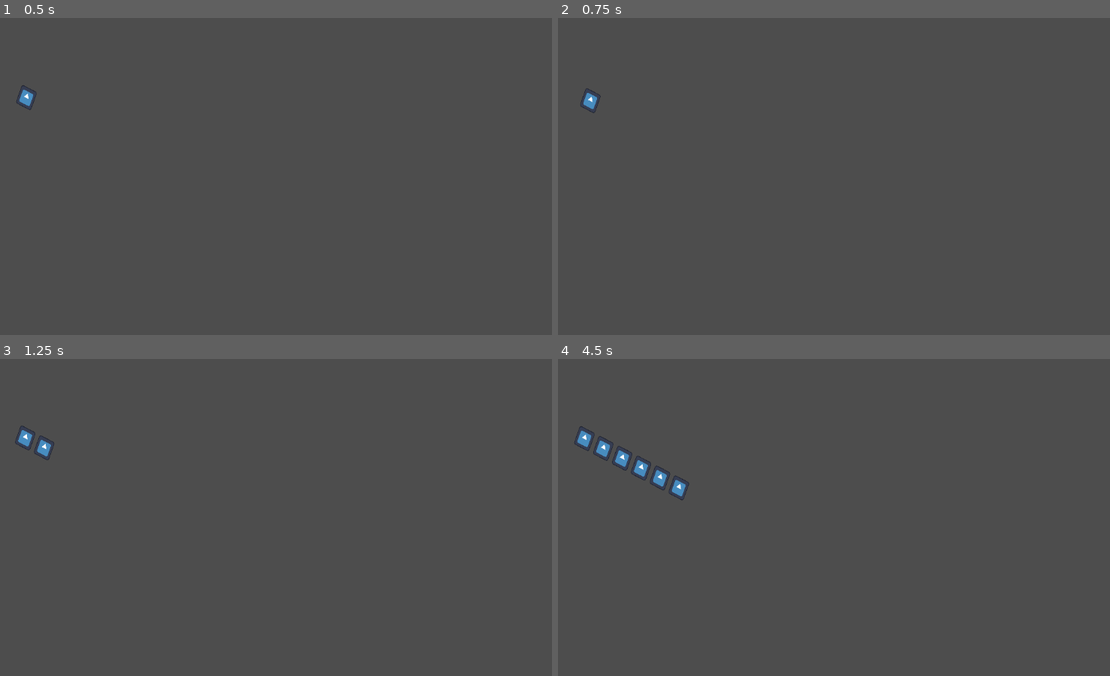
Above: before the commit, frames 1-4 (two rows, left to right).
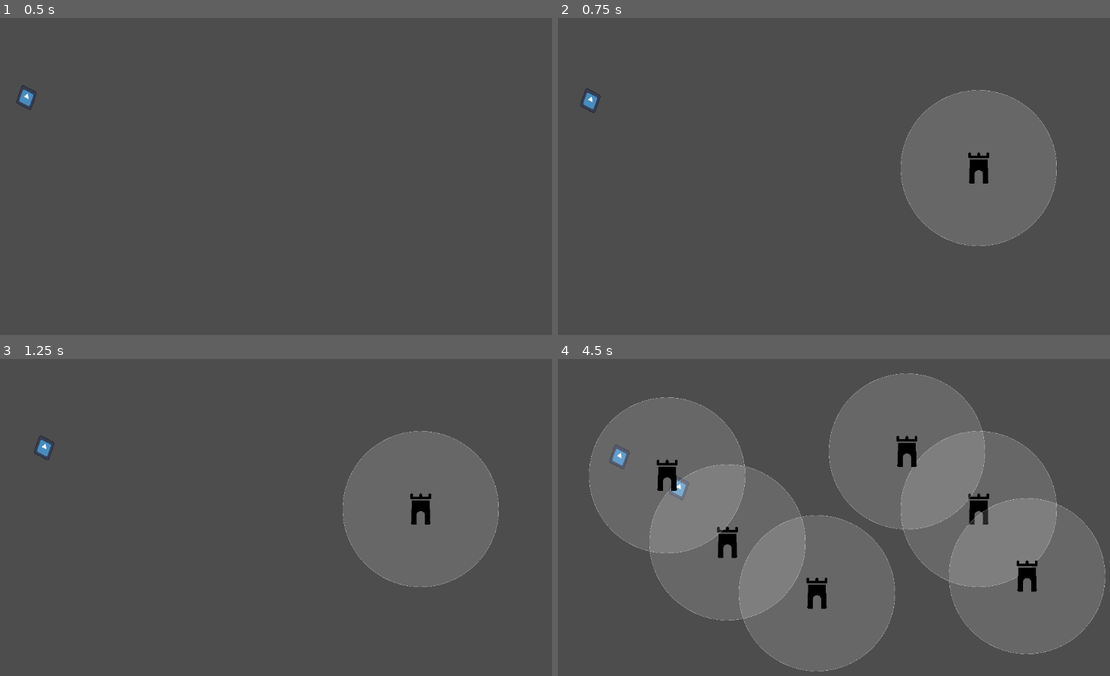
Above: after the commit, the same moments.

Repository: theteng/tower-defence-game
Game: Godot game, scene res://game.tscn
The game is run twice, just before and just after one commit, with the same random seed, the same clock (stepped at 60 frames per second) and the same inputs. The engine's default icon, where the game draws it, is replaced by a stand-in: a white triangle on a blue panel in a dark square.
Inputs (mouse positions are in pixels of both pictures, inside the frame that each line leads up to):
- Up to frame 1 (0.5 s): no input
- Up to frame 2 (0.75 s): move the mouse to (977, 166) at 0.52 s; click (977, 166) at 0.67 s
- Up to frame 3 (1.25 s): no input
- Up to frame 4 (4.5 s): move the mouse to (729, 542) at 1.27 s; click (729, 542) at 1.42 s; move the mouse to (905, 450) at 2.02 s; click (905, 450) at 2.17 s; move the mouse to (817, 593) at 2.77 s; click (817, 593) at 2.92 s; move the mouse to (1027, 577) at 3.52 s; click (1027, 577) at 3.67 s; move the mouse to (668, 476) at 4.27 s; click (668, 476) at 4.42 s

Frame 1 is identical in both runs. In frame 2, 11% of the frame differs, in the area x 62-91%, y 22-72%; in frame 3, 11%; in frame 4, 53%, in the area x 2-100%, y 4-99%.

Commit message:
feat: add placeable towers

Diff:
--- a/game.tscn
+++ b/game.tscn
@@ -1,9 +1,10 @@
-[gd_scene load_steps=6 format=3 uid="uid://dkdks0sa57g1s"]
+[gd_scene load_steps=7 format=3 uid="uid://dkdks0sa57g1s"]
 
 [ext_resource type="PackedScene" uid="uid://bpq2pr4a0pw27" path="res://enemy.tscn" id="1_80nbo"]
 [ext_resource type="Script" uid="uid://b5a8vffmkwpom" path="res://path_follow_2d.gd" id="1_e2o6t"]
 [ext_resource type="Script" uid="uid://c3p23falr6iqt" path="res://wave_spawner.gd" id="1_feb5d"]
 [ext_resource type="PackedScene" uid="uid://bqlgoi3aa4bnx" path="res://enemy_follower.tscn" id="3_fc0e3"]
+[ext_resource type="PackedScene" uid="uid://cosm46b0e8n3t" path="res://tower.tscn" id="5_7jktm"]
 
 [sub_resource type="Curve2D" id="Curve2D_e2o6t"]
 _data = {
@@ -15,6 +16,7 @@
 script = ExtResource("1_feb5d")
 enemy_scene = ExtResource("1_80nbo")
 follower_scene = ExtResource("3_fc0e3")
+tower_scene = ExtResource("5_7jktm")
 
 [node name="Camera2D" type="Camera2D" parent="."]
 position = Vector2(2000, 500)
@@ -32,3 +34,4 @@
 script = ExtResource("1_e2o6t")
 
 [node name="Enemy" parent="Path2D/PathFollow2D" instance=ExtResource("1_80nbo")]
+max_hp = 10
--- a/wave_spawner.gd
+++ b/wave_spawner.gd
@@ -1,9 +1,11 @@
 extends Node2D
 
 @export var enemy_scene: PackedScene
-@export var enemies_in_wave := 5
-@export var spawn_delay := 0.8
+@export var enemies_in_wave := 25
+@export var spawn_delay := 2.5
 @export var follower_scene: PackedScene
+@export var tower_scene: PackedScene
+@export var placement_enabled := true
 
 @onready var path := $Path2D
 
@@ -23,3 +25,11 @@
 	var enemy := enemy_scene.instantiate()
 	enemy.position = Vector2.ZERO
 	follower.add_child(enemy)
+
+func _unhandled_input(event):
+	if not placement_enabled:
+		return
+	if event is InputEventMouseButton and event.button_index == MOUSE_BUTTON_LEFT and event.pressed:
+		var tower := tower_scene.instantiate()
+		tower.global_position = get_global_mouse_position()
+		add_child(tower)
